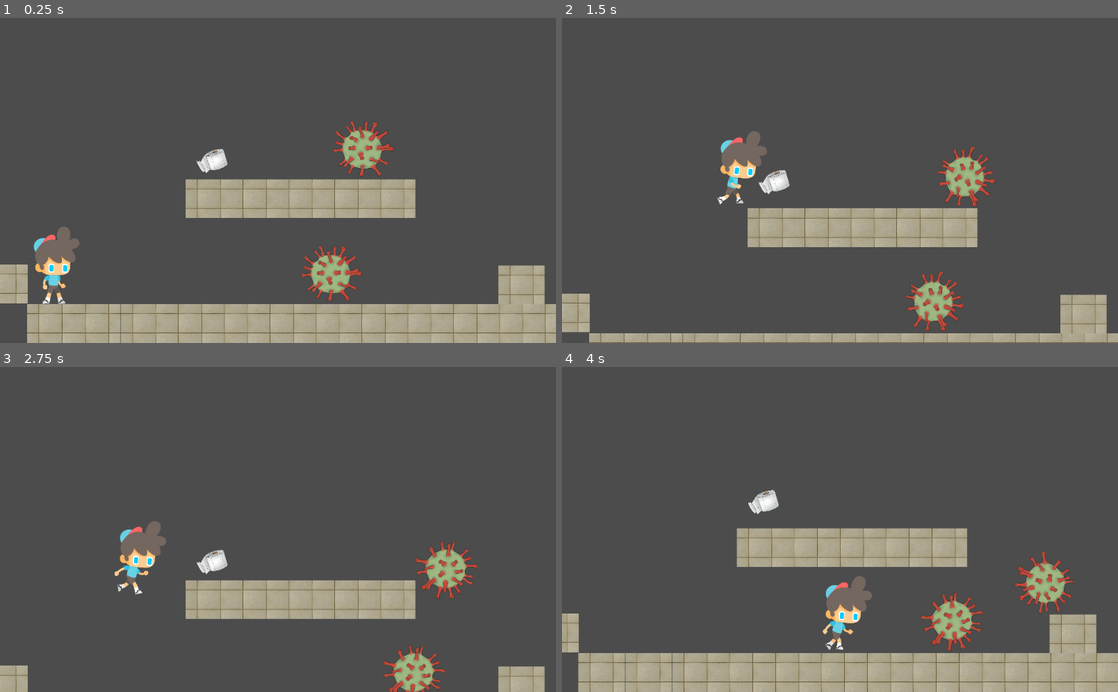
Above: before the commit, frames 1-4 (two rows, left to right).
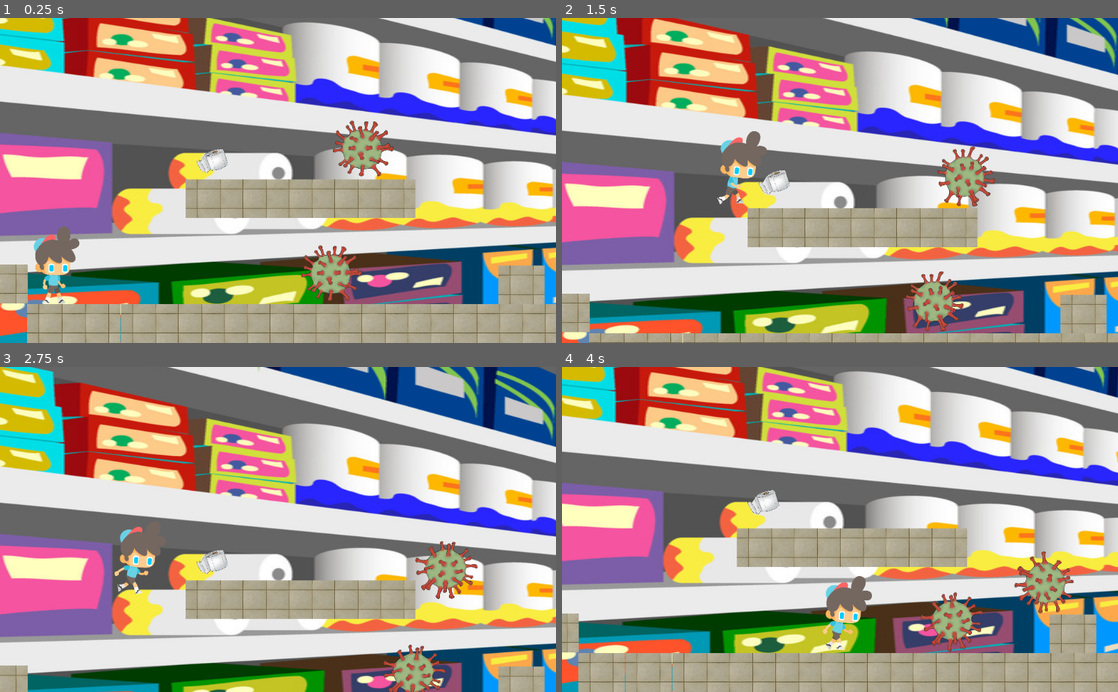
Above: after the commit, the same moments.

Repository: moomurrs/Final-Project
Game: Godot game, scene res://Scenes/World.tscn
Two runs of this game, one before a commit and one after it. Both use one fixed random seed, a clock stepped at 60 frames per second and the inputs below.
Inputs:
- Up to frame 1 (0.25 s): no input
- Up to frame 2 (1.5 s): hold Right (ui_right) from 0.53 s (still down); tap Up (ui_up) at 0.77 s
- Up to frame 3 (2.75 s): tap Up (ui_up) at 1.52 s; release Right (ui_right) at 2.03 s; hold Left (ui_left) from 2.03 s (still down)
- Up to frame 4 (4 s): release Left (ui_left) at 2.78 s; hold Right (ui_right) from 2.78 s (still down); tap Up (ui_up) at 3.02, 3.77 s

The runs differ from the first frame. In frame 1, 75% of the frame differs, in the area x 0-100%, y 0-100%; in frame 2, 84%; in frame 3, 87%; in frame 4, 75%.

Commit message:
background
added

Diff:
--- a/Scenes/GroundTile.tres
+++ b/Scenes/GroundTile.tres
@@ -14,6 +14,11 @@
 0/tile_mode = 0
 0/occluder_offset = Vector2( 1427.5, 1194.5 )
 0/navigation_offset = Vector2( 1427.5, 1194.5 )
+0/shape_offset = Vector2( 1427.5, 1194.5 )
+0/shape_transform = Transform2D( 1, 0, 0, 1, 1427.5, 1194.5 )
+0/shape = SubResource( 1 )
+0/shape_one_way = false
+0/shape_one_way_margin = 1.0
 0/shapes = [ {
 "autotile_coord": Vector2( 0, 0 ),
 "one_way": false,
--- /dev/null
+++ b/Scenes/Sprite.gd
@@ -0,0 +1,7 @@
+extends Sprite
+
+
+var viewportWidth = get_viewport().size.x
+var viewportHeight = get_viewport().size.y
+
+var scale = viewportWidth / $Sprite.texture.get_size().x
--- a/Scenes/World.tscn
+++ b/Scenes/World.tscn
@@ -1,14 +1,21 @@
-[gd_scene load_steps=5 format=2]
+[gd_scene load_steps=6 format=2]
 
 [ext_resource path="res://Scenes/Player.tscn" type="PackedScene" id=1]
 [ext_resource path="res://Scenes/GroundTile.tres" type="TileSet" id=2]
 [ext_resource path="res://Scenes/Enemy.tscn" type="PackedScene" id=3]
 [ext_resource path="res://Scenes/ToiletPaper.tscn" type="PackedScene" id=4]
+[ext_resource path="res://Assets/background.jpg" type="Texture" id=5]
 
 [node name="World" type="Node2D"]
+__meta__ = {
+"_edit_horizontal_guides_": [  ],
+"_edit_vertical_guides_": [  ]
+}
 
 [node name="Player" parent="." instance=ExtResource( 1 )]
 position = Vector2( 101.067, 459.917 )
+
+[node name="Camera2D2" type="Camera2D" parent="Player"]
 
 [node name="TileMap" type="TileMap" parent="."]
 scale = Vector2( 0.03, 0.03 )
@@ -26,3 +33,9 @@
 
 [node name="ToiletPaper" parent="." instance=ExtResource( 4 )]
 position = Vector2( 346.628, 260.12 )
+
+[node name="background" type="Sprite" parent="."]
+show_behind_parent = true
+position = Vector2( 2247.76, 350.212 )
+scale = Vector2( 2.7471, 1.20916 )
+texture = ExtResource( 5 )
--- a/project.godot
+++ b/project.godot
@@ -17,6 +17,7 @@
 
 config/name="Final-Project"
 run/main_scene="res://Scenes/World.tscn"
+boot_splash/use_filter=false
 config/icon="res://icon.png"
 
 [rendering]
Binary file added: Assets/background.jpg
Not shown, changed: README.md
